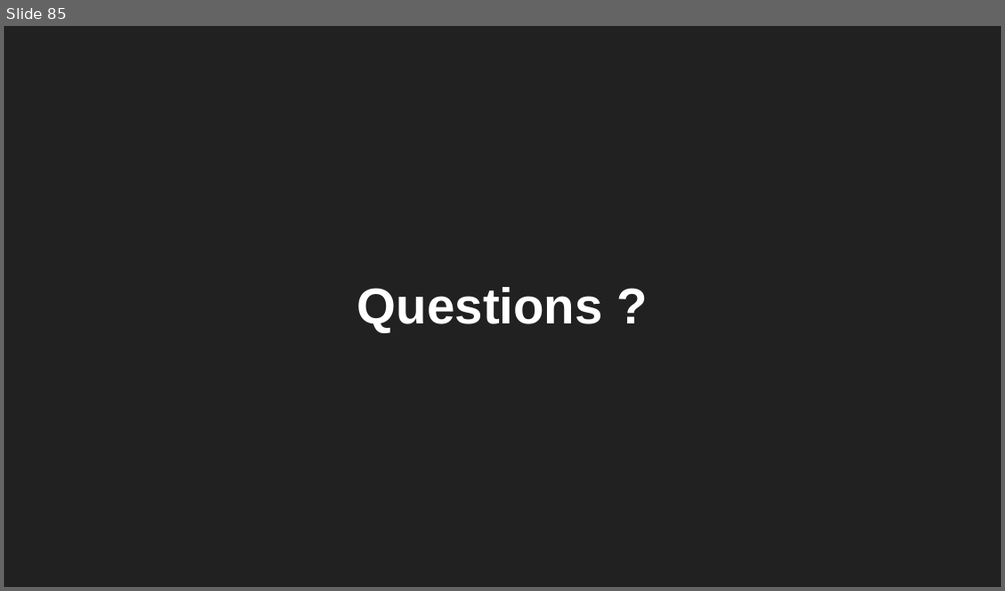
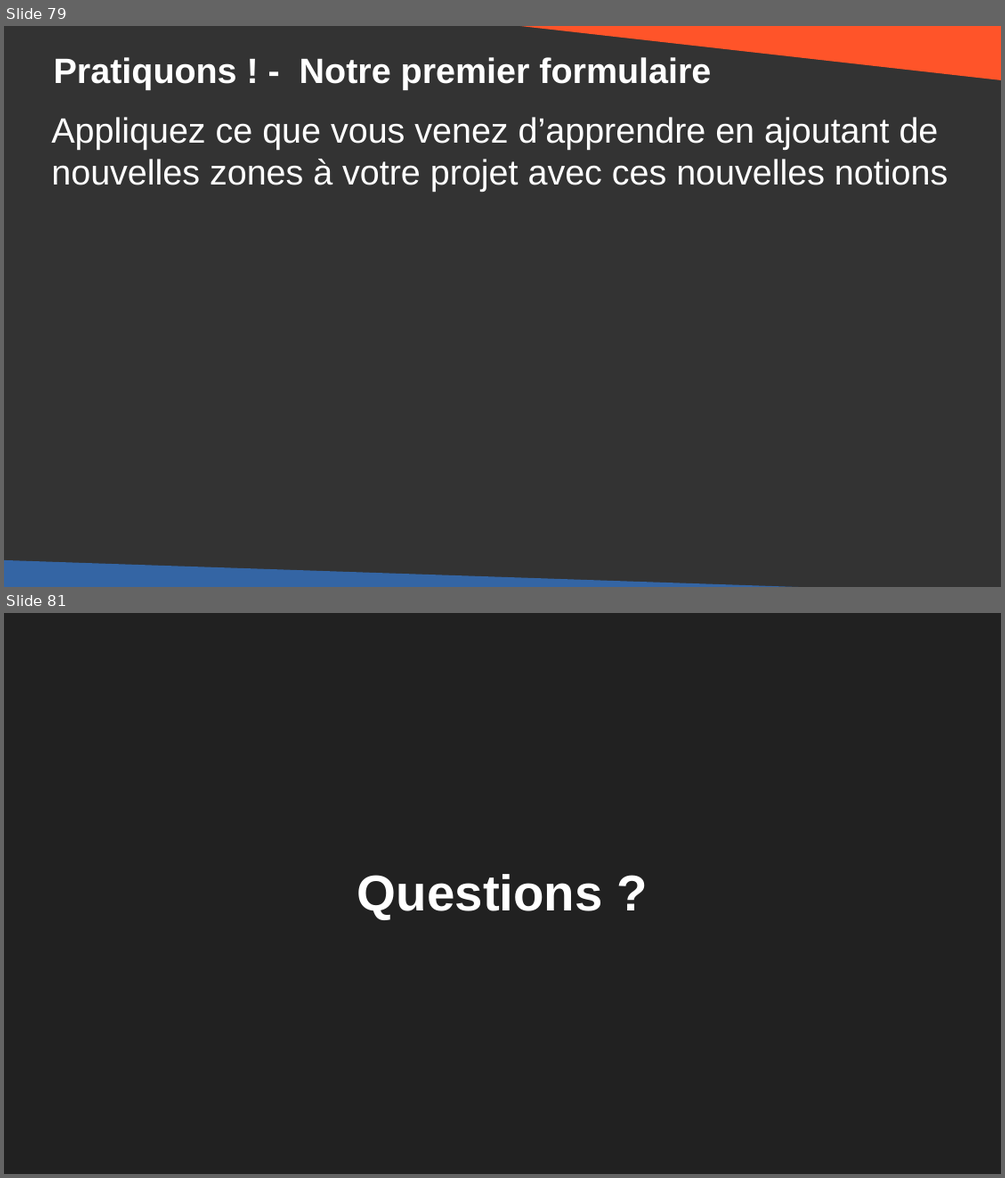
Before and after one commit to DanYellow/cours, a slide deck: integration-web-s1/travaux-pratiques/numero-2/presentation.odp. Shown one above the other, each under a label of ours: slide 85 before the commit, slides 79 and 81 after it; the slides between them are not shown. The pictures are 1005x591 and 1005x1178 pixels, drawn with LibreOffice and Linux fonts; fonts in the diff are those of the drawing. Boxes give left, top, right and bottom in pixels: in the first picture for what was removed or moved away, otherwise in the second. Text is boxed around its words. In the diff, an @@ line names an element or a change of style, - is before the commit and + after.

```diff
--- a/integration-web-s1/travaux-pratiques/numero-2/presentation.odp
+++ b/integration-web-s1/travaux-pratiques/numero-2/presentation.odp
@@ slide 79 added at bbox=[4, 26, 1001, 587], background #333333 @@
@@ right triangle added at bbox=[485, 26, 1001, 80], fill #FF5429 @@
@@ title added at bbox=[54, 57, 711, 90], 28 pt, text #FFFFFF, bold @@
+Pratiquons ! - Notre premier formulaire
@@ text added at bbox=[51, 117, 947, 192], 28 pt, text #FFFFFF @@
+Appliquez ce que vous venez d’apprendre en ajoutant de nouvelles zones à votre projet avec ces nouvelles notions
@@ right triangle added at bbox=[4, 560, 936, 587], fill #3465A4 @@
@@ what was slide 85 is now slide 81 @@
```
Also in this commit, not shown: 7 slides changed, 5 slides removed, 18 other files.
